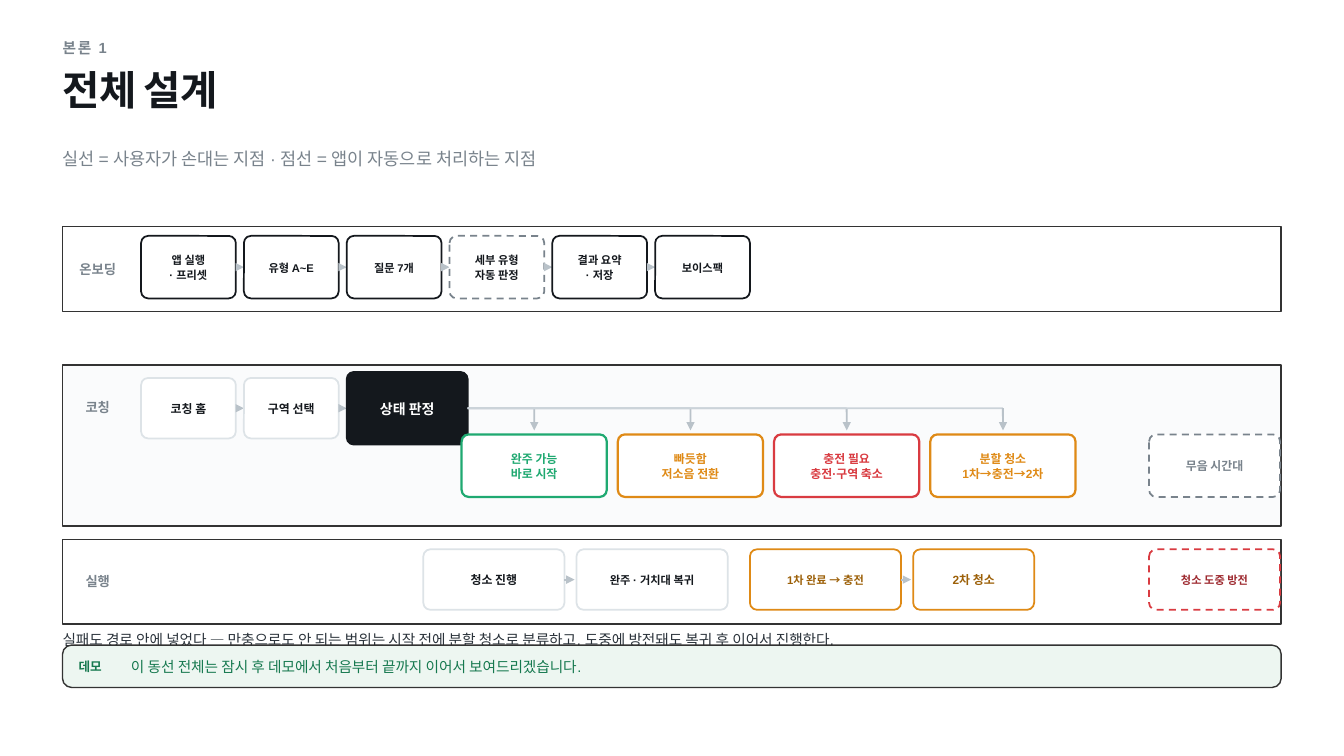
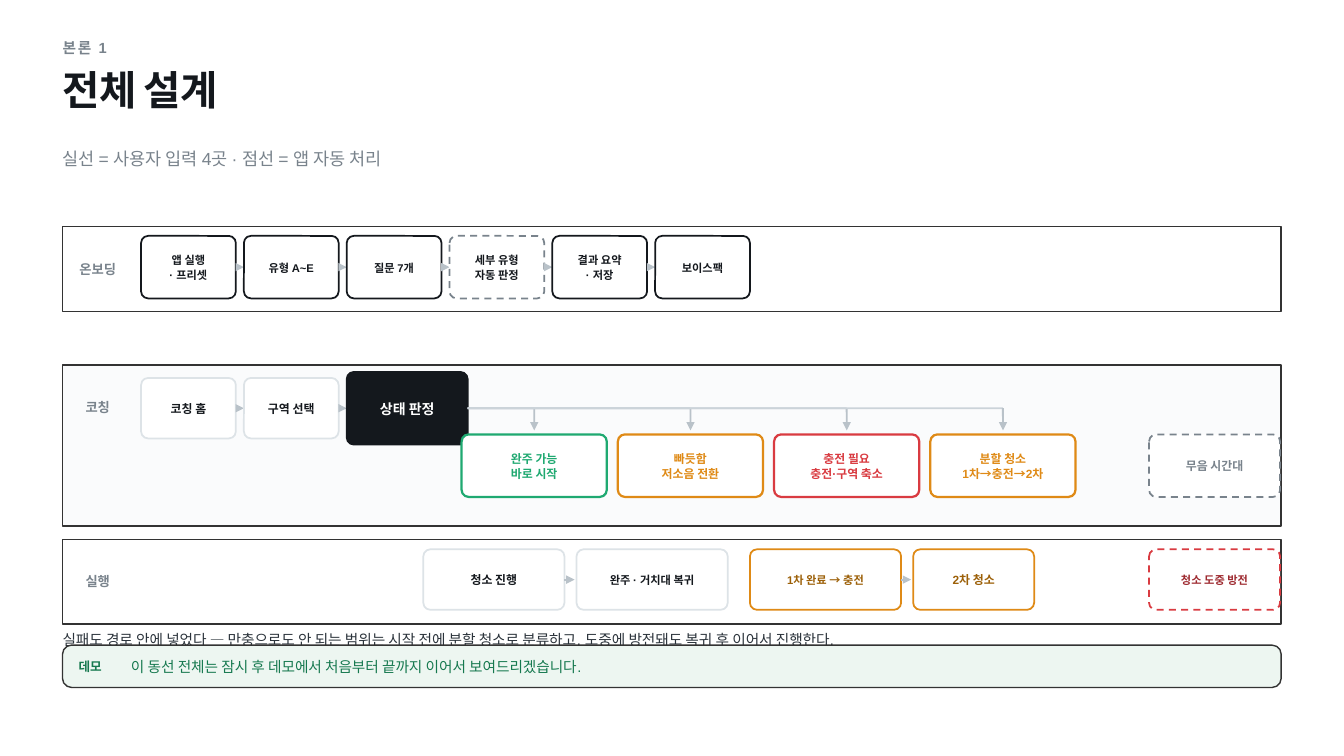
Before and after one commit to brothrone/a, a slide deck: slide 4 of 발표자료_배터리코칭.pptx. Drawn at 1344x756 pixels with LibreOffice and Linux fonts; fonts in the diff are those of the drawing. Boxes give left, top, right and bottom in pixels: in the first picture for what was removed or moved away, otherwise in the second. Text is boxed around its words. In the diff, an @@ line names an element or a change of style, - is before the commit and + after.

```diff
--- a/발표자료_배터리코칭.pptx
+++ b/발표자료_배터리코칭.pptx
@@ text at [63,150,381,167]: text changed @@
-실선 = 사용자가 손대는 지점 · 점선 = 앱이 자동으로 처리하는 지점
+실선 = 사용자 입력 4곳 · 점선 = 앱 자동 처리
```
Also in this commit, not shown: 14 other slides changed, 7 other files.
